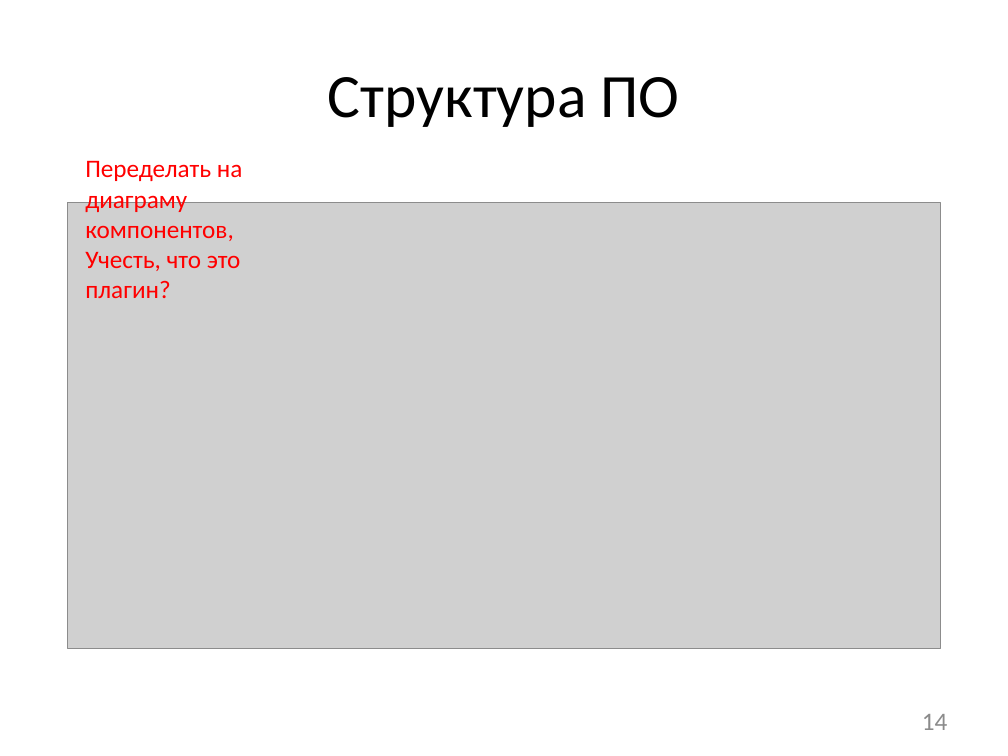
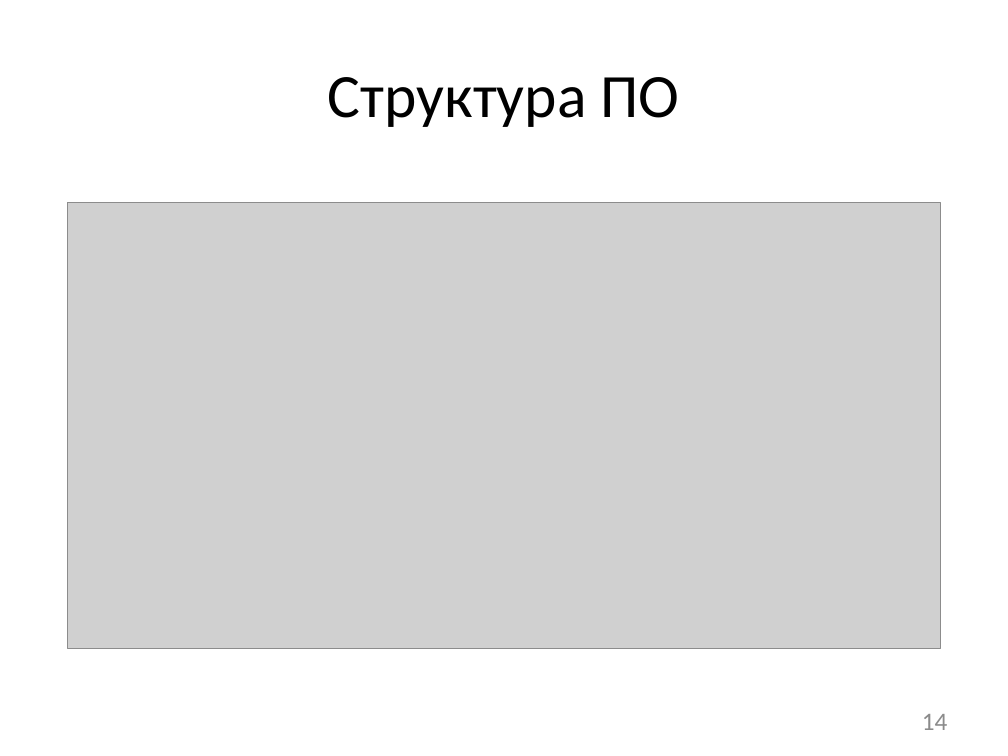
Before and after one commit to afrolovskiy/diplom, a slide deck: slide 14 of presentations/diplom/static race detection.pptx. Drawn at 1008x756 pixels with LibreOffice and Linux fonts; fonts in the diff are those of the drawing; grey boxes stand for pictures. Boxes give left, top, right and bottom in pixels: in the first picture for what was removed or moved away, otherwise in the second. Text is boxed around its words. In the diff, an @@ line names an element or a change of style, - is before the commit and + after.

```diff
--- a/presentations/diplom/static race detection.pptx
+++ b/presentations/diplom/static race detection.pptx
@@ text removed at (85,160,243,298) @@
-Переделать на диаграму компонентов,
-Учесть, что это плагин?
```
Also in this commit, not shown: 4 other slides changed, 12 other files.
